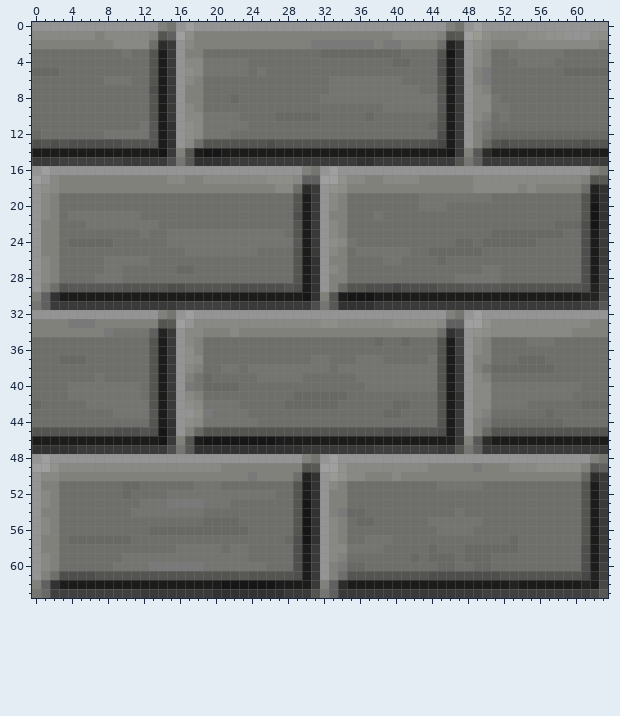
A pixel-art sprite gets an edit: moreblocks_grey_bricks.png. The first picture shows the starting point.
The file is 64x64 pixels. Colours within 5 levels of each other are drawn and written as one.
After:
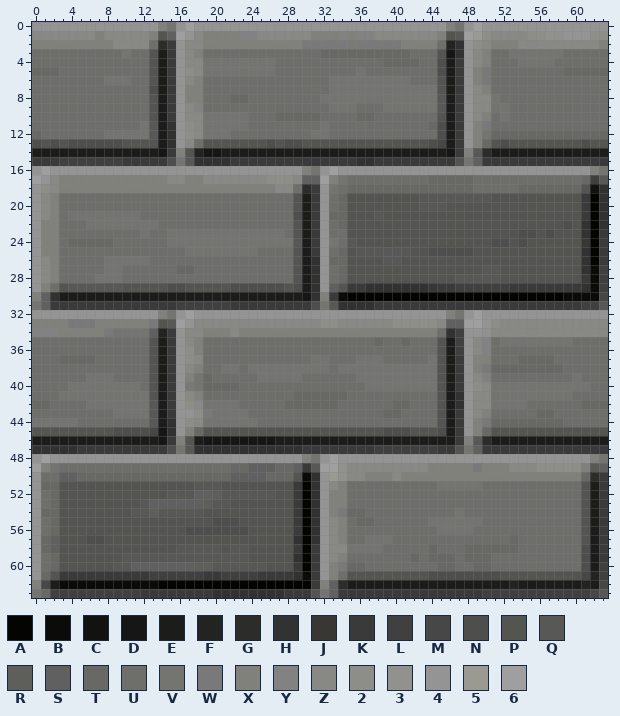
Palette (. is transparent): A #040403  B #0b0b0a  C #121210  D #161616  E #1c1c1b  F #232322  G #2c2c2b  H #323232  J #383734  K #3a3a3a  L #404040  M #474747  N #4e4e4c  P #545451  Q #585957  R #5e5e5a  S #606060  T #686865  U #6e6e6b  V #747471  W #797979  X #81817c  Y #828282  Z #888884  2 #8e8e88  3 #91918e  4 #949494  5 #9a9a93  6 #9f9f9f
The commit says: moreblocks connected glass
Diff:
Changed rows in their new state; - is an unchanged pixel.
first column x 0:
 1 -----------------4Z----YYZZZZZZ---Y-YYZZ------------------------
 2 ------------------Z-----------W-------W-------------------------
 3 -----------------Z-----------------------T----------------------
 4 ------------------------VVV------------T--T---------------------
 5 ------------------------V-V---------V---------------------------
 6 -----------------------------------------V----------------------
 7 -------------------------------------------VV-------------------
 8 -----------------------T----------------------------------------
 9 ------------------Y--------------VVV----------------------------
10 -----------------------V------------T---------------------------
11 --------------------------------V------------N------------------
12 -------------------------------VV-------------------------------
13 ----------------------------NN----------------------------------
14 ------------------F---------------------------------------------
17 ---------------------------------XVUUUUUUUUUTTTTTUUUUUUUUUUUUTL-
18 ---------------------------------VUTTTTTTTTTTTTTTUUUUUTTTTTTTPC-
19 ---------------------------------UTPPPPPPPPQQQQQQQQPPPPPPPPPPKA-
20 ---------------------------------UTPPPPPPPPQQQPPPPPPPPPPPPPPPKA-
21 ---------------------------------TTPPPQPPPPPPPPPPPPPPPPPPPPPPKA-
22 ---------------------------------UTPPPPPPPPPPPPPPPPPPPPPPPPNPHA-
23 ---------------------------------UUPPPPPPPPPPPPPPPPPPPNNPNPPPHA-
24 ---------------------------------VUQPPPPPPPPPPPPPPPNNPNPPPPPPJA-
25 ---------------------------------UTPQQQQQQPPNNNNNPPPPPPPPPPPPHA-
26 ---------------------------------TTPPPPQQPPPPPPPPPPPPPPPPPPPPHA-
27 ---------------------------------UTPPPPPPPPPPPPPPPQQPPPPPPPPPHB-
28 ---------------------------------UTPPPPPPPPPPPPQQQQQPPPPPPPPPKB-
29 ---------------------------------SPKKHHHHHHHJKKLLLLLLKKKKKKKKHB-
30 ---------------------------------KBAAAAAAAAAAAAAAAAAAAAAAAABBBB-
33 -------------W------------------------------------42----------ZZ
34 YYY----------------------------------------------43---------ZZZZ
35 --------------------------------------------------Y-VVV---VV----
36 --------------------------------------------------Y-------------
37 ------T------------------------------------------Y-------T------
38 --------------------------------------------------W-------T-----
39 ------V-V---------------------------------------------------V---
40 -------------------------------------------------2-----------V--
41 ---V--------V---------------------------------------------------
42 -T-----------Q--------------------------------------------------
43 --------------------------------------------------------T-------
44 VVVVV--------Q--------------------------------------------------
45 ------------NM--------------------------------------------------
first column x 1:
49 XVUUUUUUUUUUUUUUUUUUUTTSSSTTSK
50 UUSSTTTTTTTTTTTTTTTTTSSSSTTTPB
51 TTPPPPPPPPPPPPPPPQQQPPPPPPPPKA
52 UTPPPPPPPPPPPPQQQSSRQQQQQQPPKA
53 UTPPPPPPPPPQSSSSSSRQQPPPPPPPKA
54 TTPPPPPPPPQQRQQQQQPPPPPPPPPPKA
55 UTPPPPPPPPPPPPPPPPPNNNPPPPPPKA
56 UTPPPPPPPPPPPPPPNNNNNNNPPPPPKA
57 TSPPPNNPPPPPPPPPPPPPPPPPPPPPHA
58 TSPPPPPPPPPPPPPQQQQQPQQPPPPPKA
59 UTPPPPPPPQQQQQQQQQQQQQQPPPPPHA
60 UTPPPPPPQQSSSSSSSRRQQQQQQPPPKA
61 TPKKKKKKKKKKLLLLLLKKLLLLKKKKHB
62 MEBBBBBBBBBBBAAAAAAAAAAAAAAAAA
